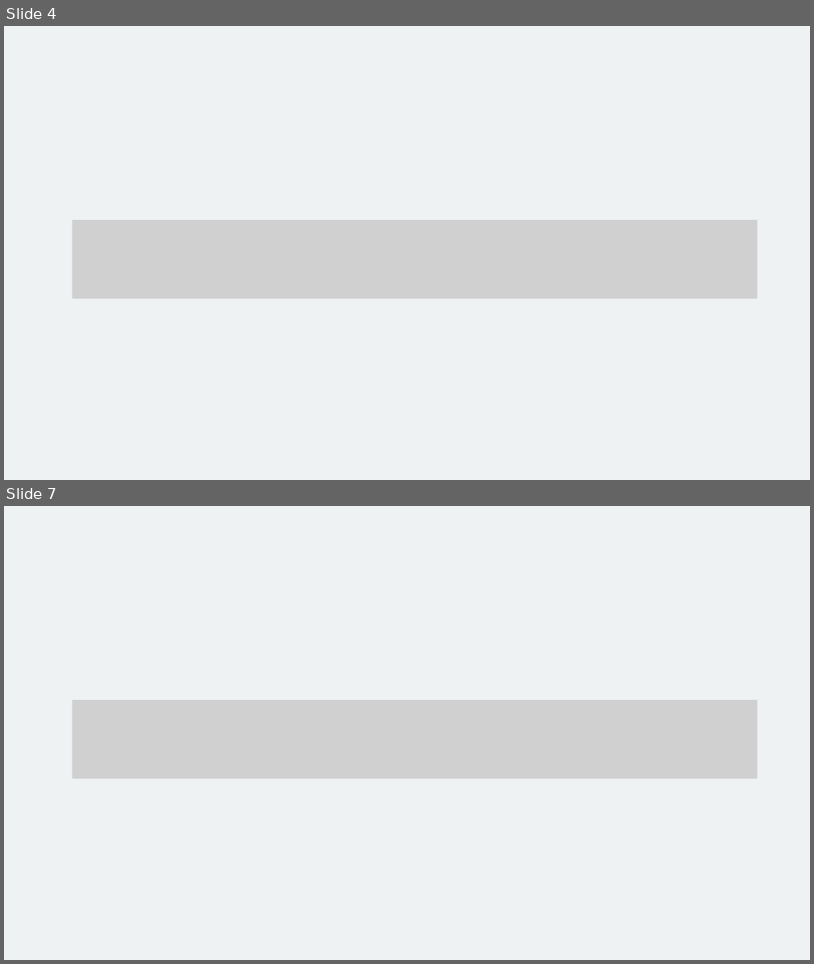
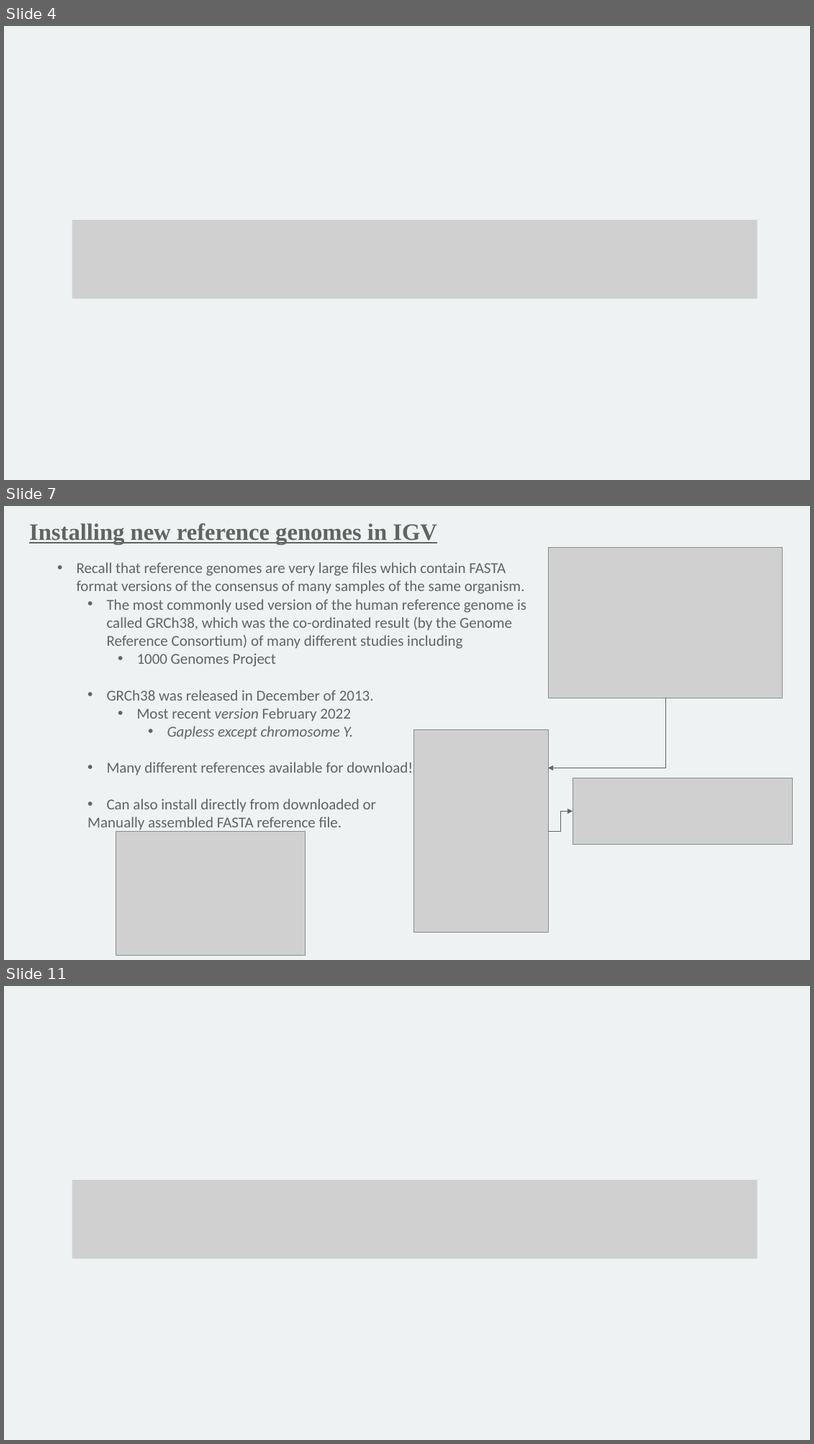
Before and after one commit to mathornton01/2022_UTSW_Lyda_Hill_Department_Introduction_To_NGS_Analysis_Nanocourse, a slide deck: Slides/IntroductionToNGSAnalysis_DayII_MT.pptx. Shown one above the other, each under a label of ours: slides 4 and 7 before the commit, slides 4, 7 and 11 after it; the slides between them are not shown. The pictures are 814x964 and 814x1444 pixels, drawn with LibreOffice and Linux fonts; fonts in the diff are those of the drawing; grey boxes stand for pictures; background and template pictures are left out. Boxes give left, top, right and bottom in pixels: in the first picture for what was removed or moved away, otherwise in the second. Text is boxed around its words. In the diff, an @@ line names an element or a change of style, - is before the commit and + after.

```diff
--- a/Slides/IntroductionToNGSAnalysis_DayII_MT.pptx
+++ b/Slides/IntroductionToNGSAnalysis_DayII_MT.pptx
@@ slide 7 added at [4,506,810,960], background #EEF2F3 @@
@@ text added at [29,523,437,544], 28 pt, text #626462, bold, underline @@
+Installing new reference genomes in IGV
@@ picture added at [548,547,783,698] @@
@@ text added at [77,562,527,831], 18 pt, text #626462 @@
+• Recall that reference genomes are very large files which contain FASTA format versions of the consensus of many samples of the same organism.
+  • The most commonly used version of the human reference genome is called GRCh38, which was the co-ordinated result (by the Genome Reference Consortium) of many different studies including
+    • 1000 Genomes Project
+  • GRCh38 was released in December of 2013.
+    • Most recent version February 2022
+      • Gapless except chromosome Y.
+  • Many different references available for download!
+  • Can also install directly from downloaded or
+  Manually assembled FASTA reference file.
@@ elbow arrow added from (666, 698) to (548, 768), #626462 0.5 pt @@
@@ picture added at [414,730,548,932] @@
@@ picture added at [574,778,793,844] @@
@@ elbow arrow added from (548, 831) to (574, 811), #626462 0.5 pt @@
@@ picture added at [116,831,306,955] @@
@@ what was slide 7 is now slide 11 @@
```
Also in this commit, not shown: 2 slides changed, 3 other slides added, 1 other file.
